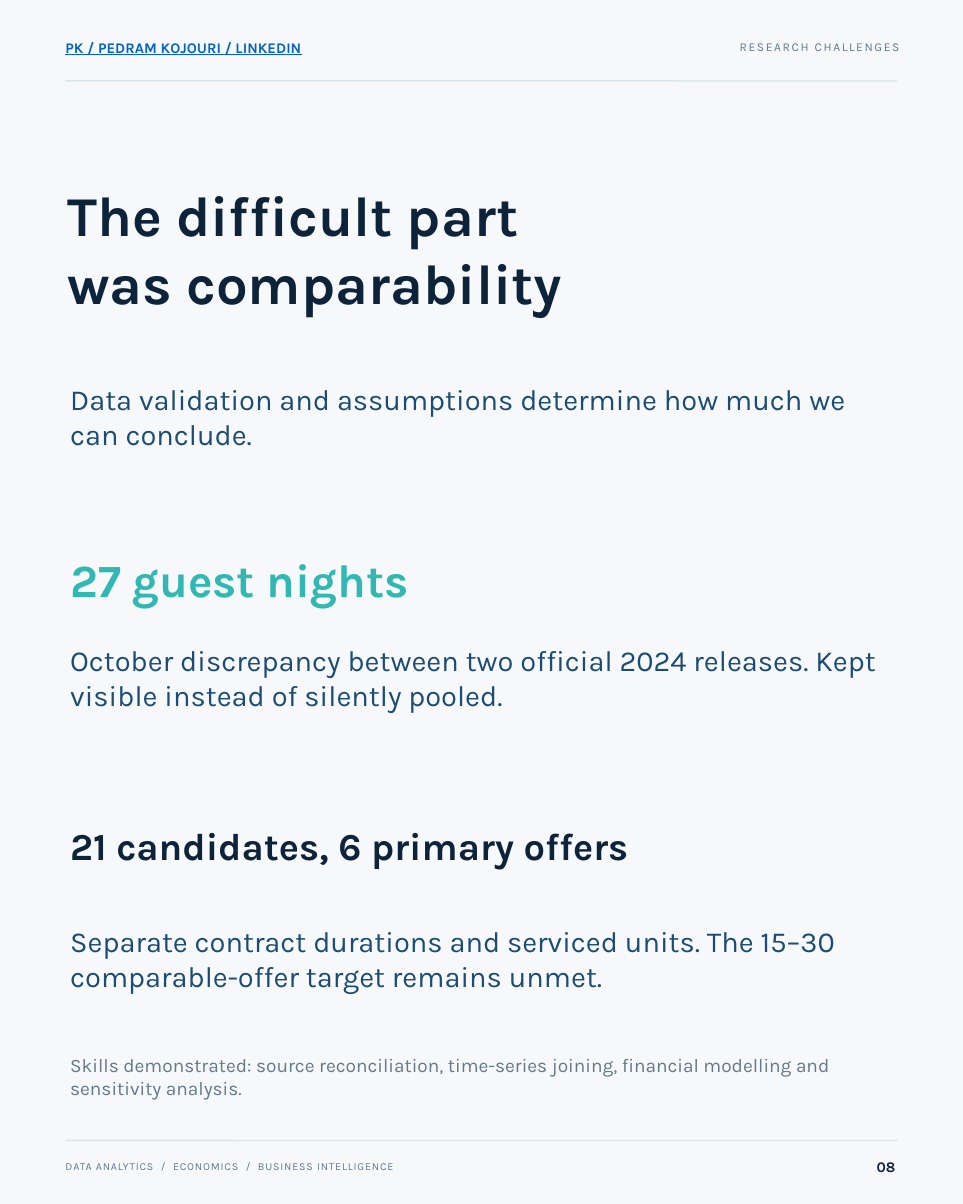
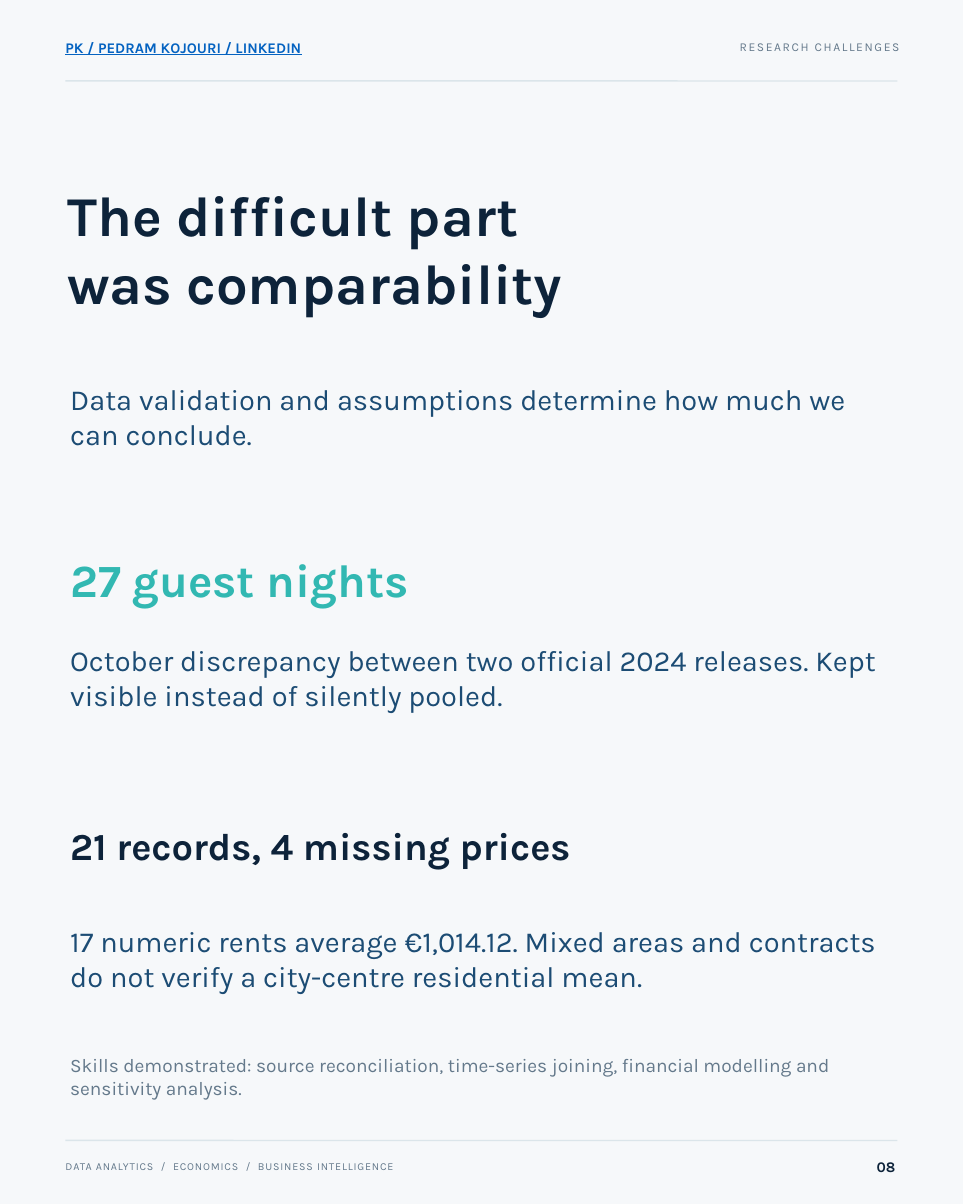
Before and after one commit to pedramkj/bergamo-rental-strategy-analysis, a slide deck: slide 8 of publication/Bergamo_LinkedIn_Carousel_EN_Final.pptx. Drawn at 963x1204 pixels with LibreOffice and Linux fonts; fonts in the diff are those of the drawing. Boxes give left, top, right and bottom in pixels: in the first picture for what was removed or moved away, otherwise in the second. Text is boxed around its words. In the diff, an @@ line names an element or a change of style, - is before the commit and + after.

```diff
--- a/publication/Bergamo_LinkedIn_Carousel_EN_Final.pptx
+++ b/publication/Bergamo_LinkedIn_Carousel_EN_Final.pptx
@@ text at (70, 833, 571, 870): text changed @@
-21 candidates, 6 primary offers
+21 records, 4 missing prices
@@ text at (70, 932, 876, 994): text changed @@
-Separate contract durations and serviced units. The 15–30 comparable-offer target remains unmet.
+17 numeric rents average €1,014.12. Mixed areas and contracts do not verify a city-centre residential mean.
```
Also in this commit, not shown: 2 other slides changed, 20 other files.
